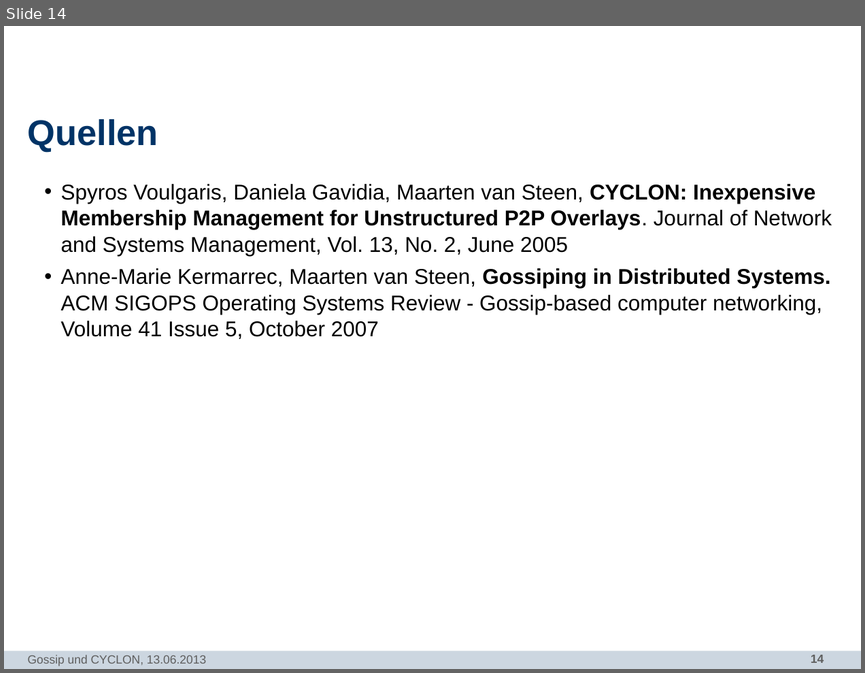
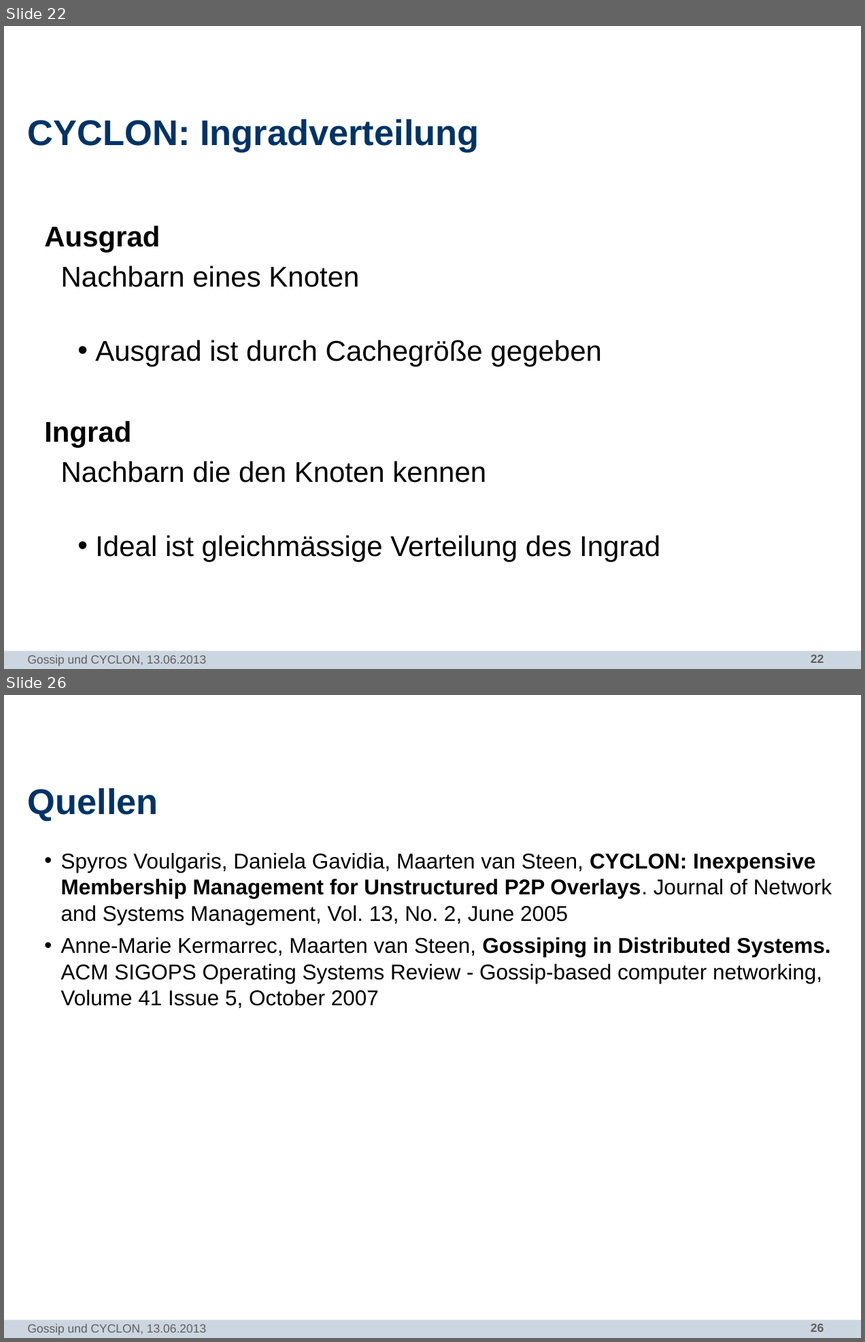
Before and after one commit to N8Fear/DistributedSystems, a slide deck: Vortrag/[MASTER] Präsentation.pptx. Shown one above the other, each under a label of ours: slide 14 before the commit, slides 22 and 26 after it; the slides between them are not shown. The pictures are 865x673 and 865x1342 pixels, drawn with LibreOffice and Linux fonts; fonts in the diff are those of the drawing; background and template pictures are left out. Boxes give left, top, right and bottom in pixels: in the first picture for what was removed or moved away, otherwise in the second. Text is boxed around its words. In the diff, an @@ line names an element or a change of style, - is before the commit and + after.

```diff
--- a/Vortrag/[MASTER] Präsentation.pptx
+++ b/Vortrag/[MASTER] Präsentation.pptx
@@ slide 22 added at (x1=4, y1=26, x2=861, y2=669), background #FFFFFF; not listed: 2 template elements that a slide beside it also shows @@
@@ title added at (x1=28, y1=119, x2=479, y2=152), 30 pt, text #003366, bold @@
+CYCLON: Ingradverteilung
@@ text added at (x1=44, y1=225, x2=660, y2=562), 24 pt, text #000000 @@
+  Ausgrad
+  Nachbarn eines Knoten
+    • Ausgrad ist durch Cachegröße gegeben
+  Ingrad
+  Nachbarn die den Knoten kennen
+    • Ideal ist gleichmässige Verteilung des Ingrad
@@ text added at (x1=28, y1=654, x2=206, y2=666), 10 pt, text #5F5F5F @@
+Gossip und CYCLON, 13.06.2013
@@ what was slide 14 is now slide 26 @@
@@ page number at (x1=810, y1=1323, x2=823, y2=1331): text changed @@
-14
+26
```
Also in this commit, not shown: 6 slides changed, 11 other slides added, 5 other files.
